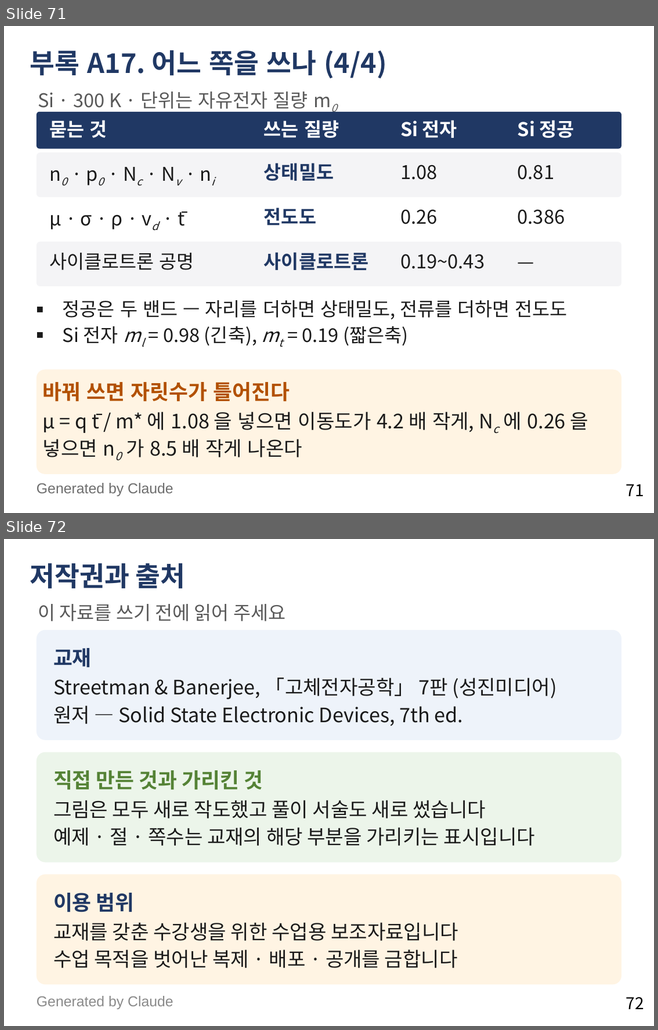
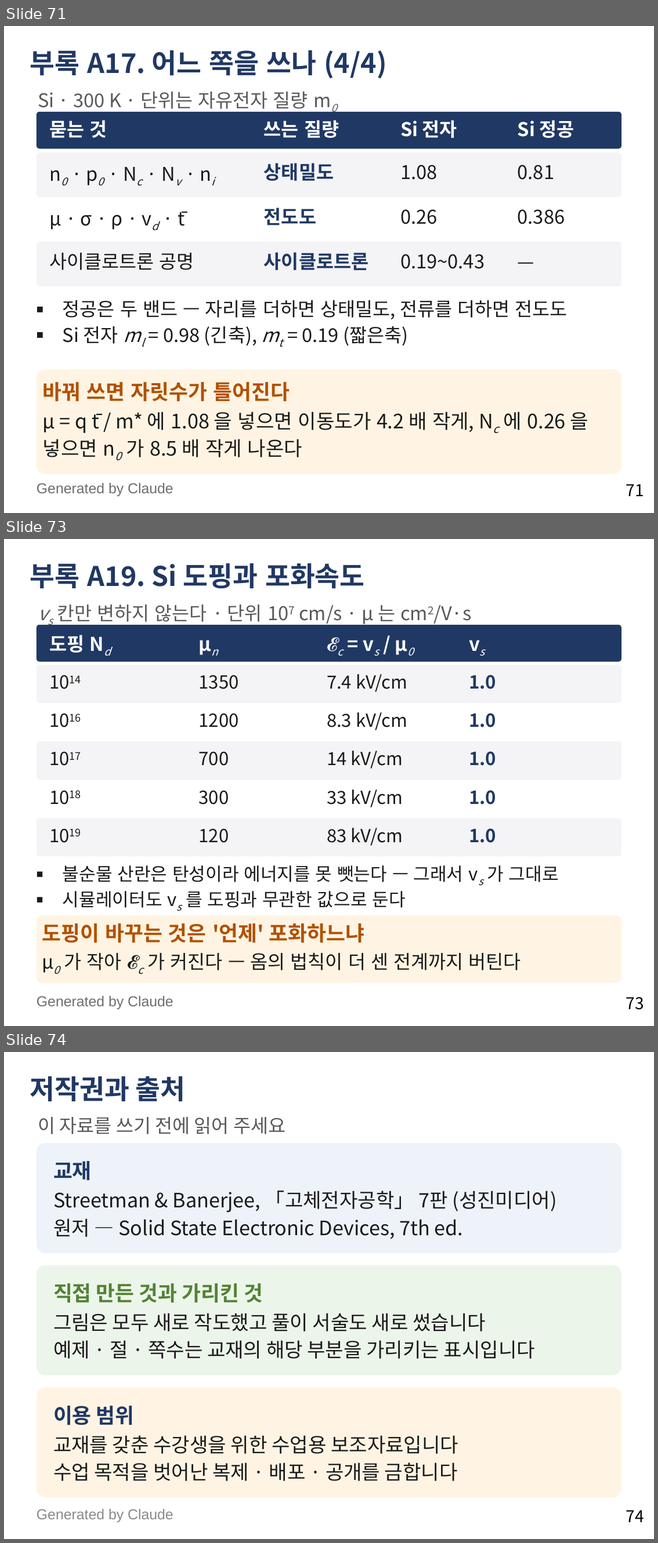
Before and after one commit to abcd8180/3A, a slide deck: 물리전자공학_3장_4강_전계에서의_표동과_이동도.pptx. Shown one above the other, each under a label of ours: slides 71 and 72 before the commit, slides 71, 73 and 74 after it; the slides between them are not shown. The pictures are 658x1030 and 658x1543 pixels, drawn with LibreOffice and Linux fonts; fonts in the diff are those of the drawing. Boxes give left, top, right and bottom in pixels: in the first picture for what was removed or moved away, otherwise in the second. Text is boxed around its words. In the diff, an @@ line names an element or a change of style, - is before the commit and + after.

```diff
--- a/물리전자공학_3장_4강_전계에서의_표동과_이동도.pptx
+++ b/물리전자공학_3장_4강_전계에서의_표동과_이동도.pptx
@@ slide 73 added at box(4, 539, 654, 1026), background #FFFFFF; not listed: 1 template element that a slide beside it also shows @@
@@ title added at box(30, 563, 365, 588), 30 pt, text #203864, bold @@
+부록 A19. Si 도핑과 포화속도
@@ text added at box(57, 605, 471, 624), 21 pt, text #595959 @@
+vs 칸만 변하지 않는다 · 단위 107 cm/s · μ 는 cm2/V·s
@@ rounded rectangle added at box(36, 625, 621, 662), fill #203864 @@
@@ text added at box(49, 635, 84, 653), 21 pt, text #FFFFFF, bold @@
+도핑 Nd
@@ text added at box(199, 632, 320, 655), 21 pt, text #FFFFFF, bold @@
+μn
@@ text added at box(327, 632, 462, 655), 21 pt, text #FFFFFF, bold @@
+𝓔c = vs / μ0
@@ text added at box(469, 632, 615, 655), 21 pt, text #FFFFFF, bold @@
+vs
@@ rounded rectangle added at box(36, 665, 621, 703), fill #F4F4F6 @@
@@ text added at box(49, 673, 192, 700), 20 pt, text #1A1A1A @@
+1014
@@ text added at box(199, 675, 239, 689), 20 pt, text #1A1A1A @@
+1350
@@ text added at box(326, 674, 407, 692), 20 pt, text #1A1A1A @@
+7.4 kV/cm
@@ text added at box(469, 675, 496, 689), 20 pt, text #203864, bold @@
+1.0
@@ text added at box(49, 711, 192, 739), 20 pt, text #1A1A1A @@
+1016
@@ text added at box(326, 712, 407, 730), 20 pt, text #1A1A1A @@
+8.3 kV/cm
@@ text added at box(199, 713, 239, 727), 20 pt, text #1A1A1A @@
+1200
@@ text added at box(469, 713, 496, 727), 20 pt, text #203864, bold @@
+1.0
@@ rounded rectangle added at box(36, 741, 621, 780), fill #F4F4F6 @@
@@ text added at box(49, 750, 192, 777), 20 pt, text #1A1A1A @@
+1017
@@ text added at box(199, 751, 229, 766), 20 pt, text #1A1A1A @@
+700
@@ text added at box(326, 751, 402, 769), 20 pt, text #1A1A1A @@
+14 kV/cm
@@ text added at box(469, 751, 496, 766), 20 pt, text #203864, bold @@
+1.0
@@ text added at box(49, 788, 192, 815), 20 pt, text #1A1A1A @@
+1018
@@ text added at box(199, 790, 229, 805), 20 pt, text #1A1A1A @@
+300
@@ text added at box(326, 790, 402, 808), 20 pt, text #1A1A1A @@
+33 kV/cm
@@ text added at box(469, 790, 496, 805), 20 pt, text #203864, bold @@
+1.0
@@ rounded rectangle added at box(36, 819, 621, 857), fill #F4F4F6 @@
@@ text added at box(49, 826, 192, 853), 20 pt, text #1A1A1A @@
+1019
@@ text added at box(199, 828, 229, 843), 20 pt, text #1A1A1A @@
+120
@@ text added at box(326, 828, 402, 846), 20 pt, text #1A1A1A @@
+83 kV/cm
@@ text added at box(469, 828, 496, 843), 20 pt, text #203864, bold @@
+1.0
@@ text added at box(63, 866, 558, 908), 20 pt, text #1A1A1A @@
+■ 불순물 산란은 탄성이라 에너지를 못 뺏는다 — 그래서 vs 가 그대로
+■ 시뮬레이터도 vs 를 도핑과 무관한 값으로 둔다
@@ rounded rectangle added at box(36, 916, 621, 983), fill #FFF4E3, 21 pt, text #1A1A1A @@
+도핑이 바꾸는 것은 '언제' 포화하느냐
+μ0 가 작아 𝓔c 가 커진다 — 옴의 법칙이 더 센 전계까지 버틴다
@@ text added at box(36, 996, 173, 1009), 16 pt, text #6E6E6E @@
+Generated by Claude
@@ what was slide 72 is now slide 74 @@
@@ page number at box(626, 1510, 644, 1522): text changed @@
-72
+74
```
Also in this commit, not shown: 1 other slide added.
